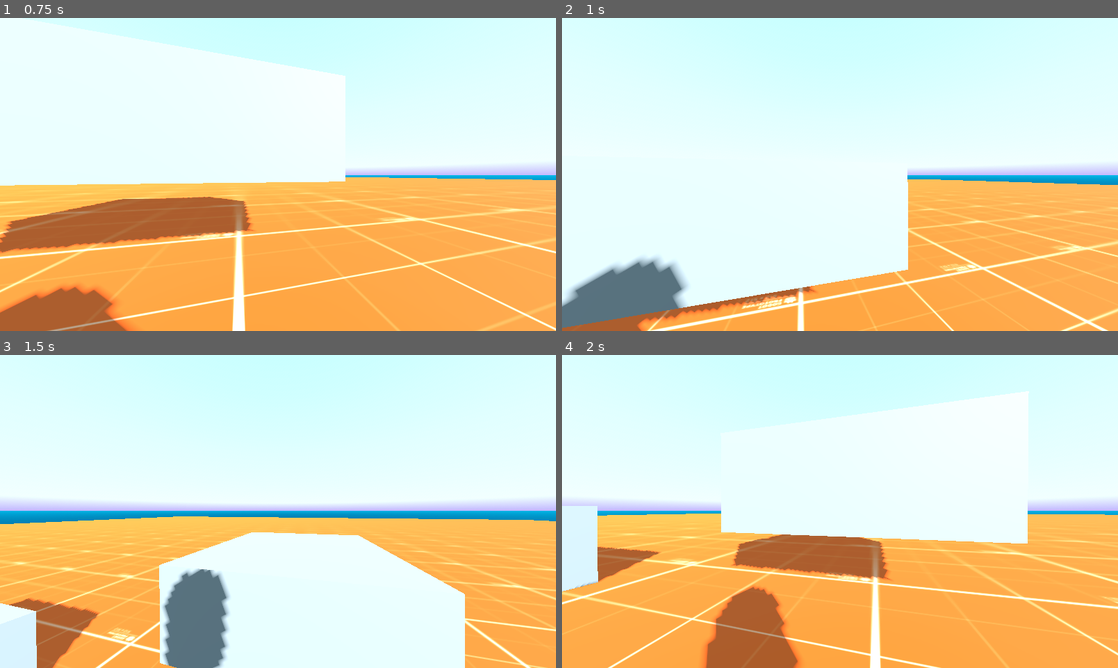
Above: before the commit, frames 1-4 (two rows, left to right).
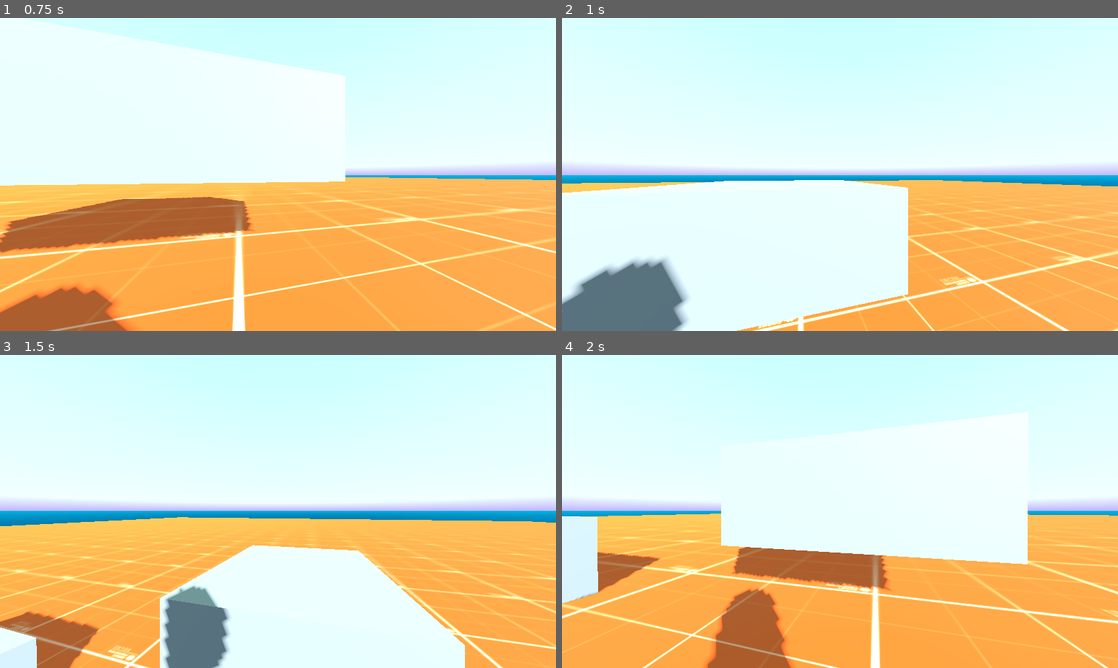
Above: after the commit, the same moments.

Repository: init-Sense/octant
Game: Godot game, scene res://scenes/octagon.tscn
The game is run twice, just before and just after one commit, with the same random seed, the same clock (stepped at 60 frames per second) and the same inputs. A sky picture missing from this copy of the repository is replaced by a grey-blue gradient.
Inputs (mouse positions are in pixels of both pictures, inside the frame that each line leads up to):
- Up to frame 1 (0.75 s): tap Enter at 0.5 s; move the mouse to (305, 174) at 0.52 s; hold Q (debug_crouch_up) from 0.53 s (still down); tap Shift (sprint) at 0.6 s
- Up to frame 2 (1 s): keep holding Q (debug_crouch_up); tap Space (jump) at 0.77, 0.8 s
- Up to frame 3 (1.5 s): keep holding Q (debug_crouch_up); tap Space (jump) at 1.07, 1.35 s; move the mouse to (250, 511) at 1.27 s
- Up to frame 4 (2 s): keep holding Q (debug_crouch_up); tap Space (jump) at 1.52, 1.82 s; tap Shift (sprint) at 1.55 s

Frame 1 is identical in both runs. In frame 2, 11% of the frame differs, in the area x 0-100%, y 47-100%; in frame 3, 10%; in frame 4, 12%, in the area x 0-100%, y 11-100%.

Commit message:
refactor: Given each node its role, changed some scene names and added the sneaking state

Diff:
--- a/scenes/player/movement_mouse.tscn
+++ b/scenes/player/direction.tscn
@@ -1,6 +1,6 @@
 [gd_scene load_steps=2 format=3 uid="uid://bhcc5cpghylya"]
 
-[ext_resource type="Script" path="res://scripts/player/movement.gd" id="1_jd63r"]
+[ext_resource type="Script" path="res://scripts/player/direction.gd" id="1_jd63r"]
 
 [node name="Movement" type="Node"]
 script = ExtResource("1_jd63r")
--- a/scenes/player/sprint.tscn
+++ b/scenes/player/motion.tscn
@@ -1,6 +1,6 @@
 [gd_scene load_steps=2 format=3 uid="uid://f6kx5uxedkel"]
 
-[ext_resource type="Script" path="res://scripts/player/sprint.gd" id="1_ix0c1"]
+[ext_resource type="Script" path="res://scripts/player/motion.gd" id="1_ix0c1"]
 
 [node name="Sprint" type="Node"]
 script = ExtResource("1_ix0c1")
--- a/scenes/player/player.tscn
+++ b/scenes/player/player.tscn
@@ -1,7 +1,7 @@
 [gd_scene load_steps=14 format=3 uid="uid://cu3wtrebnb1dy"]
 
 [ext_resource type="Script" path="res://scripts/player/player.gd" id="1_ne7vt"]
-[ext_resource type="PackedScene" uid="uid://bhcc5cpghylya" path="res://scenes/player/movement_mouse.tscn" id="1_tw8pf"]
+[ext_resource type="PackedScene" uid="uid://bhcc5cpghylya" path="res://scenes/player/direction.tscn" id="1_tw8pf"]
 [ext_resource type="PackedScene" uid="uid://dri75rr172bm8" path="res://scenes/player/jump.tscn" id="2_8258e"]
 [ext_resource type="Script" path="res://scripts/player/camera.gd" id="2_kf2t8"]
 [ext_resource type="PackedScene" uid="uid://coa5srfyqm0yl" path="res://scenes/player/crouch.tscn" id="3_svdt6"]
@@ -9,7 +9,7 @@
 [ext_resource type="PackedScene" uid="uid://pxmd0xahckh5" path="res://scenes/player/gravity.tscn" id="7_6ib4u"]
 [ext_resource type="PackedScene" uid="uid://beff28ec1d70n" path="res://scenes/player/inputs.tscn" id="8_vgduu"]
 [ext_resource type="PackedScene" uid="uid://bswr5m5lovrx2" path="res://scenes/player/head_bob.tscn" id="9_yb2ao"]
-[ext_resource type="PackedScene" uid="uid://f6kx5uxedkel" path="res://scenes/player/sprint.tscn" id="10_svshq"]
+[ext_resource type="PackedScene" uid="uid://f6kx5uxedkel" path="res://scenes/player/motion.tscn" id="10_svshq"]
 
 [sub_resource type="StandardMaterial3D" id="StandardMaterial3D_g3rwi"]
 albedo_color = Color(1, 1, 0, 1)
@@ -43,7 +43,7 @@
 
 [node name="Modules" type="Node" parent="."]
 
-[node name="Movement" parent="Modules" instance=ExtResource("1_tw8pf")]
+[node name="Direction" parent="Modules" instance=ExtResource("1_tw8pf")]
 unique_name_in_owner = true
 
 [node name="Jump" parent="Modules" instance=ExtResource("2_8258e")]
@@ -64,5 +64,5 @@
 [node name="HeadBob" parent="Modules" instance=ExtResource("9_yb2ao")]
 unique_name_in_owner = true
 
-[node name="Sprint" parent="Modules" instance=ExtResource("10_svshq")]
+[node name="Motion" parent="Modules" instance=ExtResource("10_svshq")]
 unique_name_in_owner = true
--- a/scripts/player/crouch.gd
+++ b/scripts/player/crouch.gd
@@ -1,13 +1,12 @@
 extends Node
 class_name PlayerCrouch3D
-
 
 #region NODES
 @onready var player: CharacterBody3D = $"../.."
 @onready var collision: CollisionShape3D = %Collision
 @onready var head: Node3D = %Head
 @onready var camera: PlayerCamera3D = %Camera
-@onready var movement: PlayerMovement3D = %Movement
+@onready var motion: Node = %Motion
 #endregion
 
 
@@ -23,56 +22,60 @@
 var target_crouch_step: float = 0
 var initial_player_height: float = 0
 var initial_head_position = Vector3.ZERO
+var is_crouching_down: bool = false
 #endregion
 
 
 #region LIFECYCLE
 func _ready():
-	if not player or not collision or not head or not camera:
+	if not player or not collision or not head or not camera or not motion:
 		push_error("Required nodes not found in PlayerCrouch3D. Check the node structure.")
 	initial_player_height = collision.shape.height
 	initial_head_position = head.position
-
-
-func _physics_process(delta):
-	if current_crouch_step != target_crouch_step:
-		var previous_step = current_crouch_step
-		current_crouch_step = move_toward(current_crouch_step, target_crouch_step, CROUCH_SPEED * CROUCH_STEPS * delta)
-		update_player_height()
 #endregion
 
 
 #region CROUCHING
 func down():
-	var previous_target = target_crouch_step
-	target_crouch_step = min(target_crouch_step + 1, CROUCH_STEPS)
-	handle_movement_speed()
-
-	if target_crouch_step == CROUCH_STEPS and previous_target != CROUCH_STEPS:
-		player.set_crouched()
-	elif target_crouch_step > previous_target:
-		player.set_crouching_down()
+	is_crouching_down = true
+	target_crouch_step = CROUCH_STEPS
+	update_crouch_state()
 
 
 func up():
-	var previous_target = target_crouch_step
-	target_crouch_step = max(target_crouch_step - 1, 0)
-	handle_movement_speed()
-
-	if target_crouch_step == 0 and previous_target != 0:
-		player.set_standing()
-	elif target_crouch_step < previous_target:
-		player.set_crouching_up()
+	is_crouching_down = false
+	target_crouch_step = 0
+	update_crouch_state()
 
 
-func handle_movement_speed() -> void:
-	movement.current_speed = movement.WALKING_SPEED * (1 - current_crouch_step / CROUCH_STEPS)
+func update_crouch_state():
+	var delta = get_physics_process_delta_time()
+	var previous_step = current_crouch_step
+
+	if is_crouching_down:
+		current_crouch_step = move_toward(current_crouch_step, target_crouch_step, CROUCH_SPEED * CROUCH_STEPS * delta)
+	else:
+		current_crouch_step = move_toward(current_crouch_step, target_crouch_step, CROUCH_SPEED * CROUCH_STEPS * delta)
+
+	update_player_height()
+
+	var is_crouched = current_crouch_step > 0
+	motion.handle_crouch_state(is_crouched)  # Inform the motion node about crouch state
+
+	if current_crouch_step == CROUCH_STEPS and previous_step != CROUCH_STEPS:
+		player.set_crouched()
+	elif current_crouch_step > previous_step:
+		player.set_crouching_down()
+	elif current_crouch_step == 0 and previous_step != 0:
+		player.set_standing()
+	elif current_crouch_step < previous_step:
+		player.set_crouching_up()
 #endregion
 
 
 #region HEIGHT
 func update_player_height():
-	var crouch_progress = float(current_crouch_step) / CROUCH_STEPS
+	var crouch_progress = current_crouch_step / CROUCH_STEPS
 	var height_change = initial_player_height * CROUCH_AMOUNT * crouch_progress
 	var new_height = initial_player_height - height_change
 	collision.shape.height = new_height
--- a/scripts/player/movement.gd
+++ b/scripts/player/direction.gd
@@ -1,34 +1,42 @@
 extends Node
 class_name PlayerMovement3D
 
-#region VARIABLES
-const WALKING_SPEED: float = 3.0
+
+#region CONSTANTS
+const DEFAULT_SPEED: float = 3.0
 const MOVEMENT_DAMPING: float = 0.01
-var velocity_vector: Vector3 = Vector3.ZERO
-var current_speed: float = WALKING_SPEED
-var movement_state: int = 0  # 0: still, 1: forward, -1: backward
 #endregion
 
-#region NODE
-@onready var player: CharacterBody3D = $"../.."
+
+#region VARIABLES
+var velocity_vector: Vector3 = Vector3.ZERO
+var current_speed: float = DEFAULT_SPEED
+#endregion
+
+
+#region NODES
+@onready var player: Player = $"../.."
 @onready var camera: PlayerCamera3D = %Camera
 #endregion
+
 
 #region LIFECYCLE
 func _ready() -> void:
 	pass
+
 
 func _physics_process(delta) -> void:
 	set_movement_velocity(delta)
 	move_player()
 #endregion
 
+
 #region MOVEMENT
 func set_movement_velocity(delta) -> void:
 	var input_dir = Vector3.ZERO
-	if movement_state == 1:  # forward
+	if player.is_forward():
 		input_dir -= camera.global_transform.basis.z
-	elif movement_state == -1:  # backward
+	elif player.is_backward():
 		input_dir += camera.global_transform.basis.z
 
 	input_dir = input_dir.normalized()
@@ -40,29 +48,32 @@
 		velocity_vector.x = lerp(velocity_vector.x, input_dir.x * current_speed, delta * 2.0)
 		velocity_vector.z = lerp(velocity_vector.z, input_dir.z * current_speed, delta * 2.0)
 
-	if movement_state == 0:
+	if player.is_still():
 		velocity_vector.x *= pow(MOVEMENT_DAMPING, delta)
 		velocity_vector.z *= pow(MOVEMENT_DAMPING, delta)
+
 
 func move_player() -> void:
 	player.velocity = velocity_vector
 	player.move_and_slide()
 
+
 func get_movement_velocity() -> Vector3:
 	return velocity_vector
 
+
 func forward() -> void:
-	movement_state = 1
 	player.set_forward()
 
+
 func backward() -> void:
-	movement_state = -1
 	player.set_backward()
 
+
 func still() -> void:
-	movement_state = 0
 	player.set_still()
 #endregion
+
 
 #region UTILS
 func print_velocity_coroutine() -> void:
--- a/scripts/player/gravity.gd
+++ b/scripts/player/gravity.gd
@@ -1,10 +1,14 @@
 extends Node
 
+#region NODES
+@onready var player: CharacterBody3D = $"../.."
+@onready var direction: PlayerMovement3D = %Direction
+#endregion
 
-@onready var player: CharacterBody3D = $"../.."
-@onready var movement: PlayerMovement3D = %Movement
 
+#region CONSTANTS
 const GRAVITY : float = 16
+#endregion
 
 
 #region LIFECYCLE
@@ -15,7 +19,7 @@
 
 #region GRAVITY
 func apply_gravity(delta) -> void:
-	movement.velocity_vector.y -= GRAVITY * delta
-	if player.is_on_floor() and movement.velocity_vector.y < 0:
-		movement.velocity_vector.y = -0.1
+	direction.velocity_vector.y -= GRAVITY * delta
+	if player.is_on_floor() and direction.velocity_vector.y < 0:
+		direction.velocity_vector.y = -0.1
 #endregion
--- a/scripts/player/head_bob.gd
+++ b/scripts/player/head_bob.gd
@@ -3,7 +3,7 @@
 #region NODES
 @onready var player: CharacterBody3D = $"../.."
 @onready var camera: PlayerCamera3D = %Camera
-@onready var player_movement: PlayerMovement3D = %Movement
+@onready var direction: PlayerMovement3D = %Direction
 #endregion
 
 
@@ -52,6 +52,6 @@
 
 
 func handle_bob_wave() -> void:
-	current_amplitude = DEFAULT_AMPLITUDE * player_movement.velocity_vector.length() * AMPLITUDE_FACTOR
-	current_frequency = DEFAULT_FREQUENCY * player_movement.velocity_vector.length() * FREQUENCY_FACTOR
+	current_amplitude = DEFAULT_AMPLITUDE * direction.velocity_vector.length() * AMPLITUDE_FACTOR
+	current_frequency = DEFAULT_FREQUENCY * direction.velocity_vector.length() * FREQUENCY_FACTOR
 #endregion
--- a/scripts/player/inputs.gd
+++ b/scripts/player/inputs.gd
@@ -3,9 +3,8 @@
 
 
 #region NODES
-@onready var player: CharacterBody3D = $"../.."
-@onready var movement: PlayerMovement3D = %Movement
-@onready var sprint: Node = %Sprint
+@onready var direction: PlayerMovement3D = %Direction
+@onready var motion: Node = %Motion
 @onready var jump: PlayerJump3D = %Jump
 @onready var crouch: PlayerCrouch3D = %Crouch
 #endregion
@@ -14,25 +13,25 @@
 func _input(event) -> void:
 	#region MOVEMENT
 	if Input.is_action_just_pressed("move_forward"):
-		movement.forward()
+		direction.forward()
 	if Input.is_action_just_pressed("move_backward"):
-		movement.backward()
+		direction.backward()
 	if Input.is_action_just_released("move_forward") or Input.is_action_just_released("move_backward"):
-		movement.still()
+		direction.still()
 	#endregion
 
 
 	#region JUMP
 	if Input.is_action_just_pressed("jump"):
-		jump.start()
+		jump.up()
 	#endregion
 
 
 	#region SPRINT
 	if Input.is_action_just_pressed("sprint"):
-		sprint.start()
+		motion.run()
 	elif Input.is_action_just_released("sprint"):
-		sprint.stop()
+		motion.walk()
 	#endregion
 
 
--- a/scripts/player/jump.gd
+++ b/scripts/player/jump.gd
@@ -3,7 +3,7 @@
 
 #region NODES
 @onready var player: CharacterBody3D = $"../.."
-@onready var movement: PlayerMovement3D = %Movement
+@onready var direction: PlayerMovement3D = %Direction
 #endregion
 
 
@@ -26,7 +26,7 @@
 
 
 #region JUMP
-func start() -> void:
+func up() -> void:
 	if not is_jumping and player.is_on_floor():
 		is_jump_requested = true
 		player.set_jumping()
@@ -34,13 +34,13 @@
 
 func handle_jump() -> void:
 	if is_jump_requested and player.is_on_floor():
-		movement.velocity_vector.y = JUMPING_SPEED
+		direction.velocity_vector.y = JUMPING_SPEED
 		is_jumping = true
 		is_jump_requested = false
 
 
 func ground_check() -> void:
-	if is_jumping and player.is_on_floor() and movement.velocity_vector.y <= 0:
+	if is_jumping and player.is_on_floor() and direction.velocity_vector.y <= 0:
 		is_jumping = false
 		player.set_no_action()
 #endregion
--- /dev/null
+++ b/scripts/player/motion.gd
@@ -0,0 +1,63 @@
+extends Node
+
+@onready var player: Player = $"../.."
+@onready var direction: PlayerMovement3D = %Direction
+@onready var crouch: PlayerCrouch3D = %Crouch
+
+
+#region CONSTANTS
+const SPRINT_SPEED: float = 7.0
+const WALKING_SPEED: float = 3.0
+const SNEAKING_SPEED: float = 1.5
+#endregion
+
+
+#region VARIABLES
+var current_base_speed: float = WALKING_SPEED
+#endregion
+
+
+#region LIFECYCLE
+func _process(delta: float) -> void:
+	update_movement_speed()
+#endregion
+
+
+#region MOVEMENT STATES
+func run() -> void:
+	player.set_running()
+	current_base_speed = SPRINT_SPEED
+	update_movement_speed()
+
+
+func walk() -> void:
+	player.set_walking()
+	current_base_speed = WALKING_SPEED
+	update_movement_speed()
+
+
+func sneak() -> void:
+	player.set_sneaking()
+	current_base_speed = SNEAKING_SPEED
+	update_movement_speed()
+#endregion
+
+
+#region SPEED MANAGEMENT
+func update_movement_speed() -> void:
+	var speed_multiplier = 1.0
+
+	if player.is_sneaking():
+		speed_multiplier = 1 - (crouch.current_crouch_step / crouch.CROUCH_STEPS)
+
+	direction.current_speed = current_base_speed * speed_multiplier
+#endregion
+
+
+#region CROUCH HANDLING
+func handle_crouch_state(is_crouched: bool) -> void:
+	if is_crouched:
+		sneak()
+	else:
+		walk()
+#endregion
--- a/scripts/player/player.gd
+++ b/scripts/player/player.gd
@@ -13,6 +13,7 @@
 enum Motion {
 	IDLE,
 	WALKING,
+	SNEAKING,
 	RUNNING,
 }
 
@@ -109,6 +110,9 @@
 
 func set_walking() -> void:
 	set_motion_state(Motion.WALKING)
+
+func set_sneaking() -> void:
+	set_motion_state(Motion.SNEAKING)
 
 func set_running() -> void:
 	set_motion_state(Motion.RUNNING)
@@ -165,6 +169,8 @@
 			return "STILL"
 		Motion.WALKING:
 			return "WALKING"
+		Motion.SNEAKING:
+			return "SNEAKING"
 		Motion.RUNNING:
 			return "RUNNING"
 		_:
@@ -219,12 +225,17 @@
 	return motion_state == Motion.IDLE
 
 
+func is_walking() -> bool:
+	return motion_state == Motion.WALKING
+
+
+func is_sneaking() -> bool:
+	return motion_state == Motion.SNEAKING
+
+
 func is_running() -> bool:
 	return motion_state == Motion.RUNNING
 
-
-func is_walking() -> bool:
-	return motion_state == Motion.WALKING
 #endregion
 
 
--- a/scripts/player/sprint.gd
+++ /dev/null
@@ -1,24 +0,0 @@
-extends Node
-
-
-@onready var player: Player = $"../.."
-@onready var movement: PlayerMovement3D = %Movement
-
-
-const SPRINT_SPEED: float = 7.0
-
-
-#region LIFECYCLE
-#endregion
-
-
-#region SPRINT
-func start() -> void:
-	player.set_running()
-	movement.current_speed = SPRINT_SPEED
-
-
-func stop() -> void:
-	player.set_walking()
-	movement.current_speed = movement.WALKING_SPEED
-#endregion
